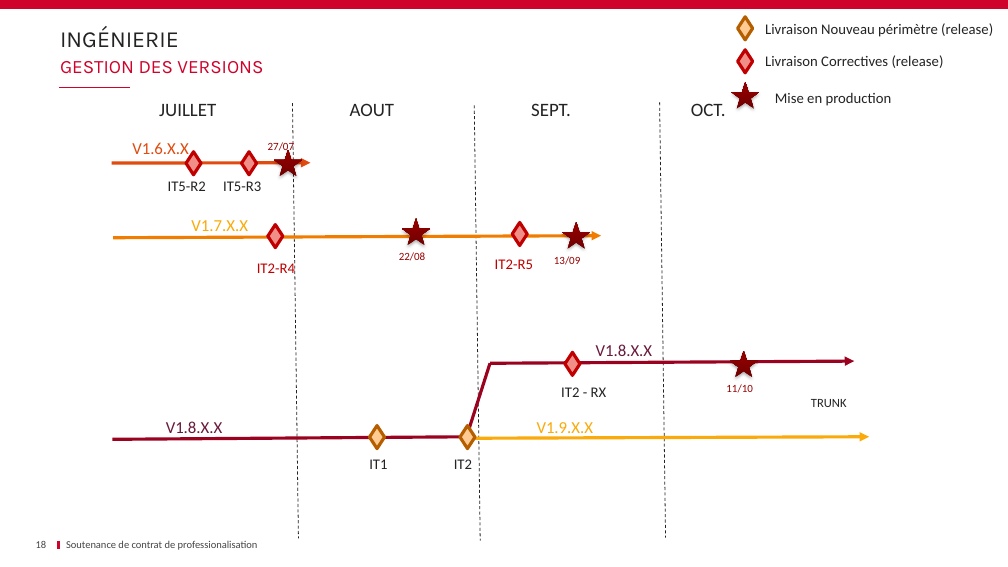
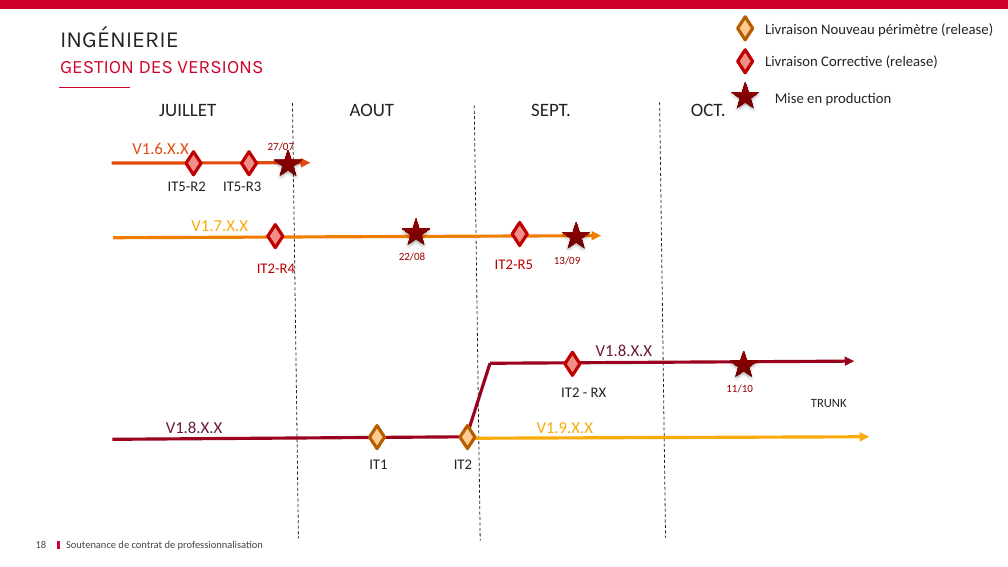
Before and after one commit to Dixit-Z/Memoire, a slide deck: slide 18 of Soutenance.pptx. Drawn at 1008x567 pixels with LibreOffice and Linux fonts; fonts in the diff are those of the drawing; background and template pictures are left out. Boxes give left, top, right and bottom in pixels: in the first picture for what was removed or moved away, otherwise in the second. Text is boxed around its words. In the diff, an @@ line names an element or a change of style, - is before the commit and + after.

```diff
--- a/Soutenance.pptx
+++ b/Soutenance.pptx
@@ text at bbox=[765, 55, 938, 68]: text changed @@
-Livraison Correctives (release)
+Livraison Corrective (release)
@@ text at bbox=[66, 540, 263, 550]: text changed @@
-Soutenance de contrat de professionalisation
+Soutenance de contrat de professionnalisation
```
Also in this commit, not shown: 39 other slides changed, 1 slide added.
